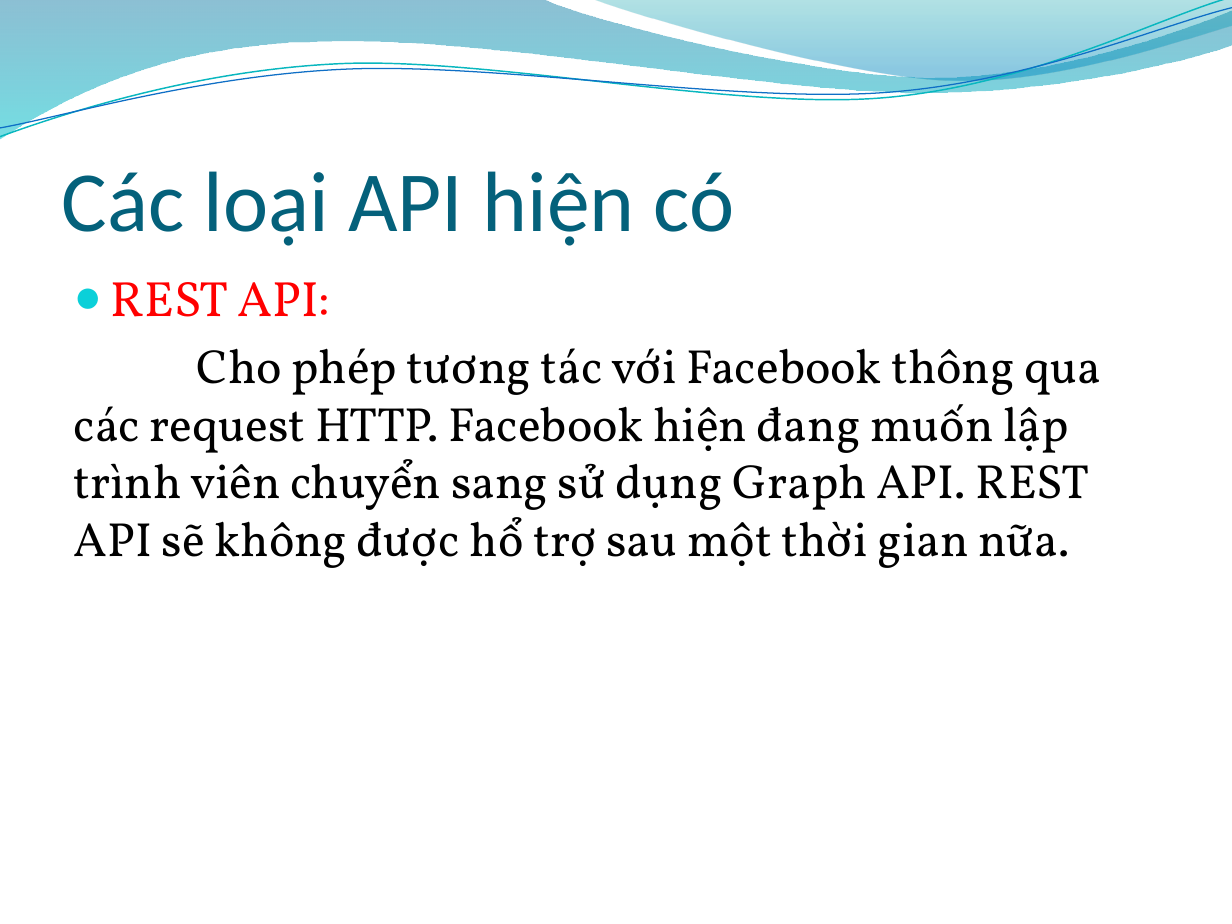
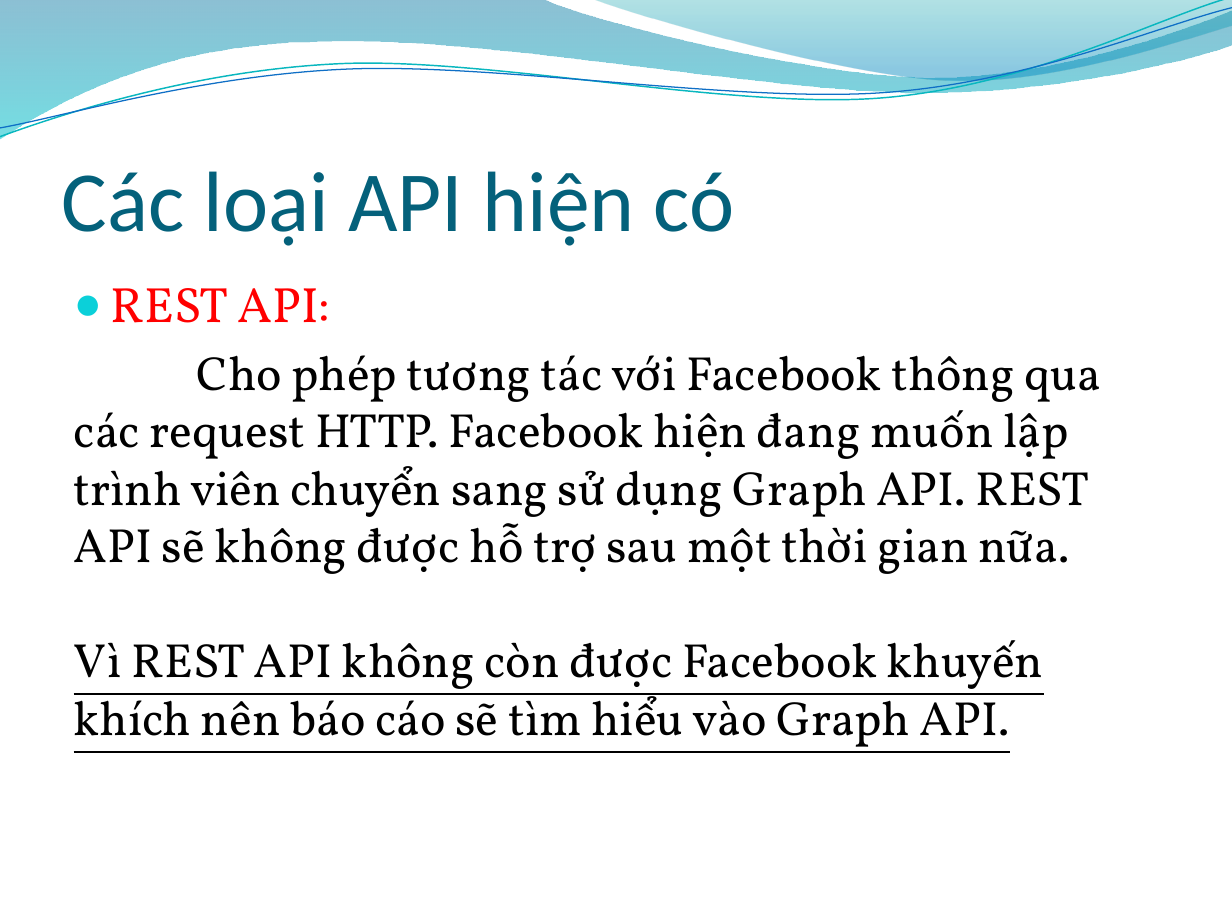
Before and after one commit to tuankit/web-api-project, a slide deck: slide 9 of 0912397_0912403_0912409_FacebookAPI_10/Slide/Facebook API.pptx (slide 10 before the commit). Drawn at 1232x924 pixels with LibreOffice and Linux fonts; fonts in the diff are those of the drawing; background and template pictures are left out. Boxes give left, top, right and bottom in pixels: in the first picture for what was removed or moved away, otherwise in the second. Text is boxed around its words. In the diff, an @@ line names an element or a change of style, - is before the commit and + after.

```diff
--- a/0912397_0912403_0912409_FacebookAPI_10/Slide/Facebook API.pptx
+++ b/0912397_0912403_0912409_FacebookAPI_10/Slide/Facebook API.pptx
@@ text at [74,355,1102,753]: text changed @@
-Cho phép tương tác với Facebook thông qua các request HTTP. Facebook hiện đang muốn lập trình viên chuyển sang sử dụng Graph API. REST API sẽ không được hổ trợ sau một thời gian nữa.
+Cho phép tương tác với Facebook thông qua các request HTTP. Facebook hiện đang muốn lập trình viên chuyển sang sử dụng Graph API. REST API sẽ không được hỗ trợ sau một thời gian nữa.
+Vì REST API không còn được Facebook khuyến khích nên báo cáo sẽ tìm hiểu vào Graph API.
```
Also in this commit, not shown: 6 other slides changed, 1 slide added, 2 slides removed.
